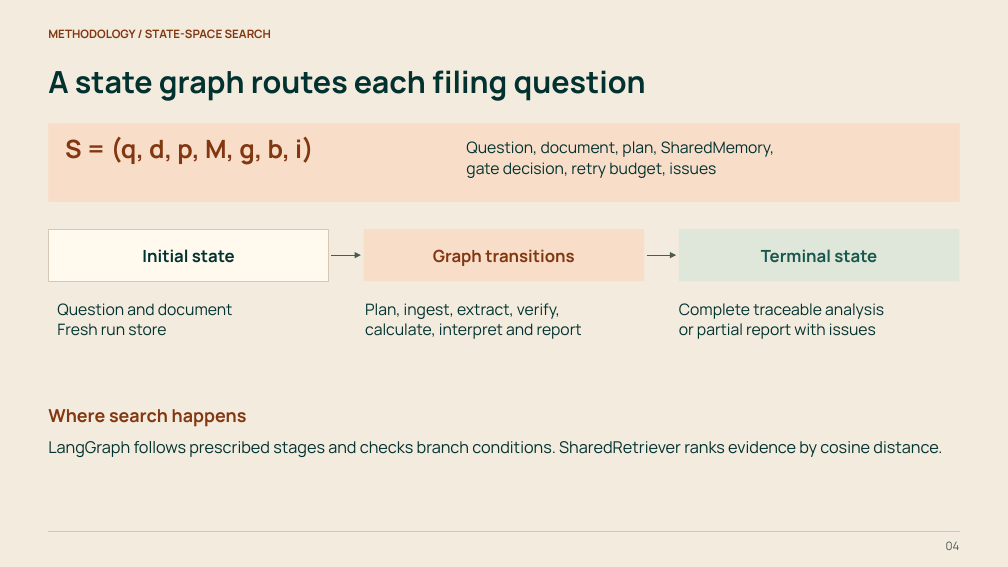
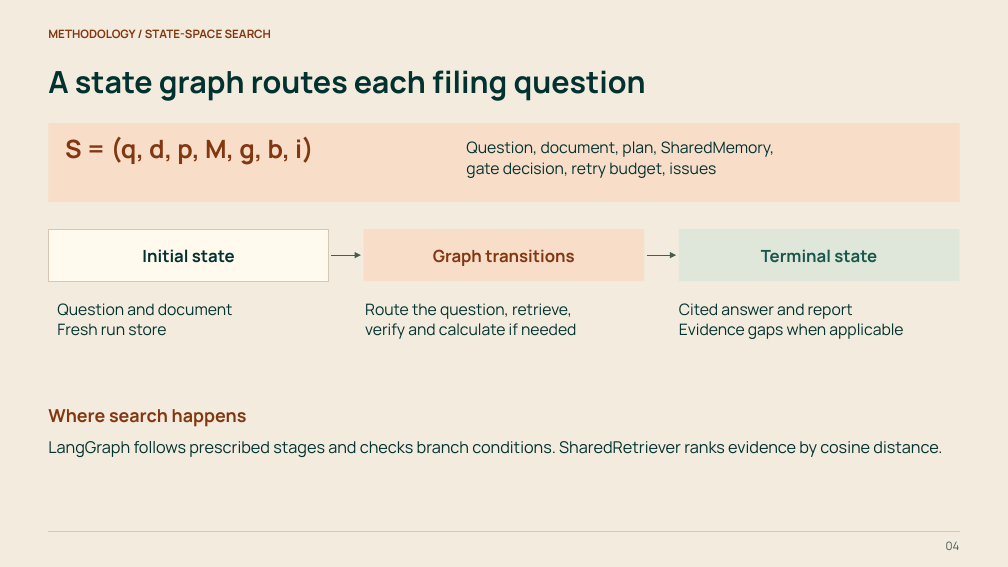
Before and after one commit to AadeeshRS/Mafis, a slide deck: slide 4 of presentation/MAFIS_AI_Project_Green_Orange.pptx. Drawn at 1008x567 pixels with LibreOffice and Linux fonts; fonts in the diff are those of the drawing. Boxes give left, top, right and bottom in pixels: in the first picture for what was removed or moved away, otherwise in the second. Text is boxed around its words. In the diff, an @@ line names an element or a change of style, - is before the commit and + after.

```diff
--- a/presentation/MAFIS_AI_Project_Green_Orange.pptx
+++ b/presentation/MAFIS_AI_Project_Green_Orange.pptx
@@ text at bbox=[365, 303, 577, 339]: text changed @@
-Plan, ingest, extract, verify,
-calculate, interpret and report
+Route the question, retrieve,
+verify and calculate if needed
@@ text at bbox=[679, 303, 903, 339]: text changed @@
-Complete traceable analysis
-or partial report with issues
+Cited answer and report
+Evidence gaps when applicable
```
Also in this commit, not shown: 9 other slides changed, 26 other files.
